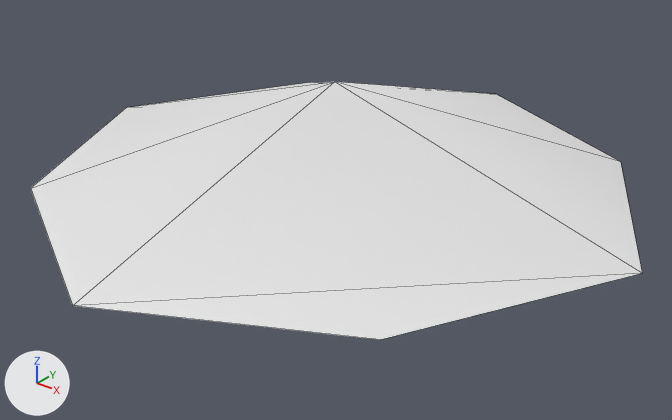
What one commit did to the glTF model addons/ircalc/models/wavevis.glb.
One viewpoint serves both versions: a 50 mm lens placed at (1.681, -2.096, 1.177), pointed at (0.07, -0.082, -0.072). Every picture has the same lights, and +X, +Y and +Z are marked at lower left. Mesh edges are drawn as thin lines.

In view in the first picture: 'wavevis'.
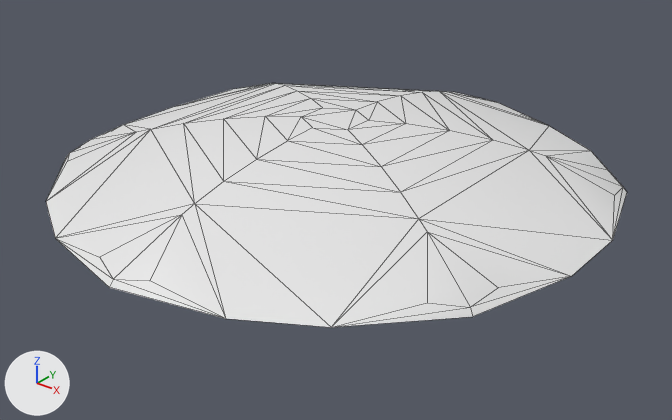
What differs and where, as boxes (x1, y1, x2, y2) in the pictures (672 x 420 px):
'wavevis', reshaped
    before: (31, 82, 642, 340)
    after: (46, 83, 627, 327)

What changed in the scene script:
```text
Change me_plane:
    used by ob_wavevis; location = (0.0, 0.0, 0.0)
    remove me_plane.from_pydata(...)  # 9 vertices, 8 faces; spans x -1.0..1.0, y -1.0..1.0, z 0.0..0.3
    add me_plane.from_pydata(...)  # 72 vertices, 124 faces; spans x -0.87..0.87, y -0.89..0.89, z 0.0..0.19
    me_plane part 1: the whole mesh is rebuilt
```
